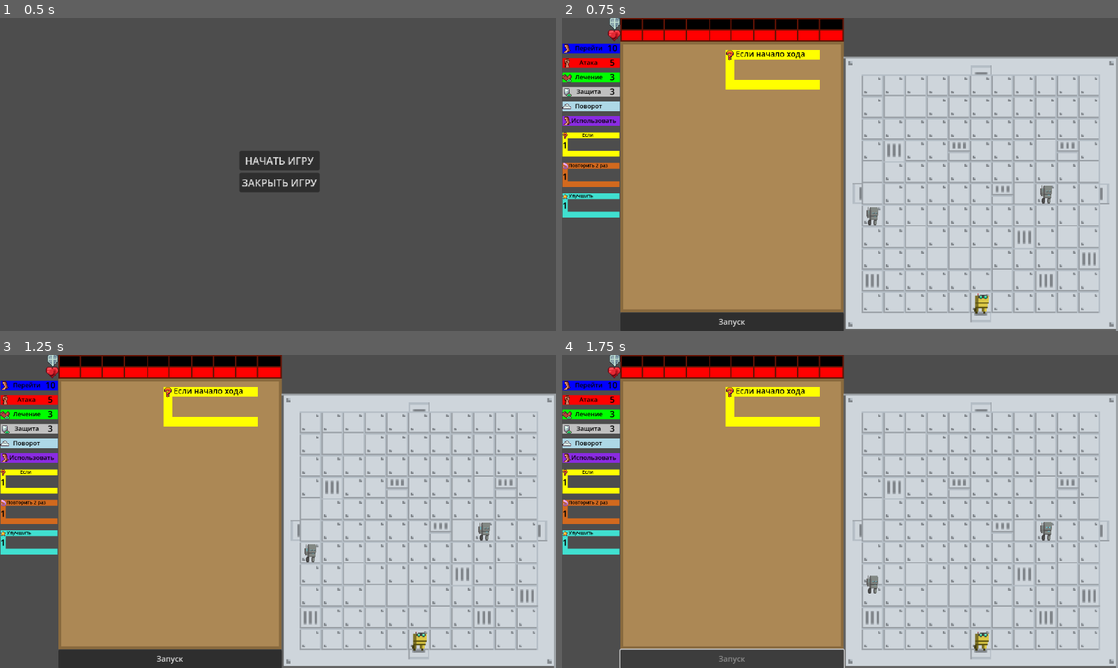
Above: before the commit, frames 1-4 (two rows, left to right).
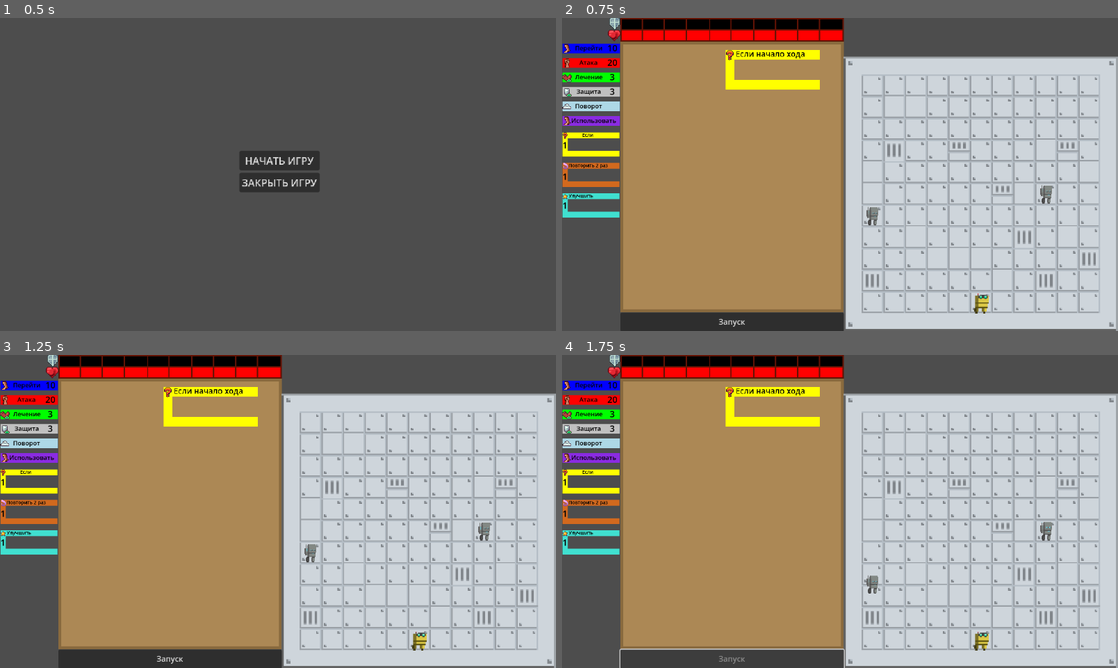
Above: after the commit, the same moments.

Repository: timurkinBits/scratch_roguelike
Game: Godot game, scene res://scenes/main_menu.tscn
Two runs of this game, one before a commit and one after it. Both use one fixed random seed, a clock stepped at 60 frames per second and the inputs below.
Inputs:
- Up to frame 1 (0.5 s): no input
- Up to frame 2 (0.75 s): click "НАЧАТЬ ИГРУ" at 0.5 s
- Up to frame 3 (1.25 s): no input
- Up to frame 4 (1.75 s): click "Запуск" at 1.25 s

Frame 1 is identical in both runs. In frame 2, 0.2% of the frame differs, in the area x 8-99%, y 13-98%; in frame 3, 0.2%; in frame 4, 0.2%.

Commit message:
score reset after level

Diff:
--- a/scenes/room.tscn
+++ b/scenes/room.tscn
@@ -500,7 +500,15 @@
 texture = SubResource("AtlasTexture_7dqbv")
 metadata/_edit_use_anchors_ = true
 
-[node name="DoorDown" type="TextureRect" parent="."]
+[node name="Doors" type="Control" parent="."]
+layout_mode = 3
+anchors_preset = 0
+offset_right = 40.0
+offset_bottom = 40.0
+mouse_filter = 2
+
+[node name="DoorDown" type="TextureRect" parent="Doors"]
+layout_mode = 0
 offset_left = 383.0
 offset_top = 528.0
 offset_right = 403.0
@@ -510,7 +518,7 @@
 texture = SubResource("AtlasTexture_ybpoa")
 metadata/_edit_use_anchors_ = true
 
-[node name="TextureRect" type="TextureRect" parent="DoorDown" groups=["level_door"]]
+[node name="TextureRect" type="TextureRect" parent="Doors/DoorDown"]
 layout_mode = 0
 offset_left = 35.0
 offset_top = -0.00012666
@@ -521,15 +529,16 @@
 texture = ExtResource("3_85yof")
 metadata/_edit_use_anchors_ = true
 
-[node name="DownDoor" type="Area2D" parent="DoorDown" groups=["level_door"]]
+[node name="DownDoor" type="Area2D" parent="Doors/DoorDown"]
 position = Vector2(-286, -239.998)
 
-[node name="CollisionShape2D" type="CollisionShape2D" parent="DoorDown/DownDoor"]
+[node name="CollisionShape2D" type="CollisionShape2D" parent="Doors/DoorDown/DownDoor"]
 position = Vector2(301.5, 262.998)
 rotation = 1.5708
 shape = SubResource("RectangleShape2D_ffxv4")
 
-[node name="DoorRight" type="TextureRect" parent="."]
+[node name="DoorRight" type="TextureRect" parent="Doors"]
+layout_mode = 0
 offset_left = 624.0
 offset_top = 241.0
 offset_right = 644.0
@@ -538,7 +547,7 @@
 texture = SubResource("AtlasTexture_ybpoa")
 metadata/_edit_use_anchors_ = true
 
-[node name="TextureRect2" type="TextureRect" parent="DoorRight" groups=["level_door"]]
+[node name="TextureRect2" type="TextureRect" parent="Doors/DoorRight"]
 layout_mode = 0
 offset_left = 40.0
 offset_right = 840.0
@@ -548,13 +557,14 @@
 texture = ExtResource("3_85yof")
 metadata/_edit_use_anchors_ = true
 
-[node name="RightDoor" type="Area2D" parent="DoorRight" groups=["level_door"]]
-
-[node name="CollisionShape2D" type="CollisionShape2D" parent="DoorRight/RightDoor"]
+[node name="RightDoor" type="Area2D" parent="Doors/DoorRight"]
+
+[node name="CollisionShape2D" type="CollisionShape2D" parent="Doors/DoorRight/RightDoor"]
 position = Vector2(19.75, 22.5)
 shape = SubResource("RectangleShape2D_36trf")
 
-[node name="DoorLeft" type="TextureRect" parent="."]
+[node name="DoorLeft" type="TextureRect" parent="Doors"]
+layout_mode = 0
 offset_left = 96.0
 offset_top = 286.0
 offset_right = 116.0
@@ -564,7 +574,7 @@
 texture = SubResource("AtlasTexture_ybpoa")
 metadata/_edit_use_anchors_ = true
 
-[node name="TextureRect3" type="TextureRect" parent="DoorLeft" groups=["level_door"]]
+[node name="TextureRect3" type="TextureRect" parent="Doors/DoorLeft"]
 layout_mode = 0
 offset_left = 40.0
 offset_top = 1.0001
@@ -575,15 +585,16 @@
 texture = ExtResource("3_85yof")
 metadata/_edit_use_anchors_ = true
 
-[node name="LeftDoor" type="Area2D" parent="DoorLeft" groups=["level_door"]]
+[node name="LeftDoor" type="Area2D" parent="Doors/DoorLeft"]
 position = Vector2(-528, 45.0001)
 rotation = 3.14159
 
-[node name="CollisionShape2D" type="CollisionShape2D" parent="DoorLeft/LeftDoor"]
+[node name="CollisionShape2D" type="CollisionShape2D" parent="Doors/DoorLeft/LeftDoor"]
 position = Vector2(-546.375, 21.9987)
 shape = SubResource("RectangleShape2D_85yof")
 
-[node name="DoorUp" type="TextureRect" parent="."]
+[node name="DoorUp" type="TextureRect" parent="Doors"]
+layout_mode = 0
 offset_left = 338.0
 offset_right = 358.0
 offset_bottom = 46.0
@@ -592,7 +603,7 @@
 texture = SubResource("AtlasTexture_ybpoa")
 metadata/_edit_use_anchors_ = true
 
-[node name="TextureRect4" type="TextureRect" parent="DoorUp" groups=["level_door"]]
+[node name="TextureRect4" type="TextureRect" parent="Doors/DoorUp"]
 layout_mode = 0
 offset_left = 40.0
 offset_right = 840.0
@@ -602,15 +613,15 @@
 texture = ExtResource("3_85yof")
 metadata/_edit_use_anchors_ = true
 
-[node name="UpDoor" type="Area2D" parent="DoorUp" groups=["level_door"]]
+[node name="UpDoor" type="Area2D" parent="Doors/DoorUp"]
 position = Vector2(-210.001, 285.999)
 rotation = 1.5708
 
-[node name="CollisionShape2D" type="CollisionShape2D" parent="DoorUp/UpDoor"]
+[node name="CollisionShape2D" type="CollisionShape2D" parent="Doors/DoorUp/UpDoor"]
 position = Vector2(-262.5, -229.999)
 shape = SubResource("RectangleShape2D_14vil")
 
-[connection signal="input_event" from="DoorDown/DownDoor" to="." method="_on_down_door_input_event"]
-[connection signal="input_event" from="DoorRight/RightDoor" to="." method="_on_right_door_input_event"]
-[connection signal="input_event" from="DoorLeft/LeftDoor" to="." method="_on_left_door_input_event"]
-[connection signal="input_event" from="DoorUp/UpDoor" to="." method="_on_up_door_input_event"]
+[connection signal="input_event" from="Doors/DoorDown/DownDoor" to="." method="_on_down_door_input_event"]
+[connection signal="input_event" from="Doors/DoorRight/RightDoor" to="." method="_on_right_door_input_event"]
+[connection signal="input_event" from="Doors/DoorLeft/LeftDoor" to="." method="_on_left_door_input_event"]
+[connection signal="input_event" from="Doors/DoorUp/UpDoor" to="." method="_on_up_door_input_event"]
--- a/scripts/Command.gd
+++ b/scripts/Command.gd
@@ -76,11 +76,7 @@
 		if value == 0:  # Если значение не установлено, используем первый угол по умолчанию
 			value = config["values"][0]
 
-	# Для команды "использовать" не показываем числовые значения
-	if type == TypeCommand.USE:
-		num_label.visible = false
-	else:
-		num_label.visible = false  # По умолчанию скрываем для всех остальных типов тоже
+	num_label.visible = false
 
 	change_settings(false)
 
@@ -146,10 +142,12 @@
 
 	# Для остальных типов команд - стандартная логика
 	# Освобождаем очки текущего значения
+
 	if !is_menu_command and value > 0:
 		Global.release_points(type, value)
 
 	# Получаем максимальное количество доступных очков
+
 	var max_available = Global.get_remaining_points(type)
 
 	# Для не-меню команд добавляем обратно текущее значение, так как мы его только что освободили
@@ -211,6 +209,7 @@
 				is_settings = false
 				change_settings(is_settings)
 		elif event.button_index == MOUSE_BUTTON_RIGHT and !is_menu_command and event.pressed:
+			Global.release_points(type, value)
 			queue_free()
 
 func _on_up_pressed() -> void:
@@ -245,7 +244,7 @@
 
 	# Возвращаем очки в общий пул и обновляем UI
 	if !is_menu_command and value > 0 and type != TypeCommand.TURN and type != TypeCommand.USE:
-		Global.release_points(type, value)
+
 		if ui_node and is_instance_valid(ui_node):
 			ui_node.change_scores(type)
 
--- a/scripts/command_executor.gd
+++ b/scripts/command_executor.gd
@@ -17,6 +17,7 @@
 	if player:
 		player.tree_exited.connect(_on_player_dead)
 	Global.reset_remaining_points()
+	Global.reset_remaining_blocks()
 
 func _on_button_pressed() -> void:
 	if !is_instance_valid(player):
@@ -80,8 +81,7 @@
 
 	# Show doors if no enemies
 	if get_tree().get_nodes_in_group('enemies').is_empty():
-		for door in get_tree().get_nodes_in_group('level_door'):
-			door.visible = true
+		room.doors.visible = true
 
 func check_and_execute_conditions(trigger_time: String) -> bool:
 	# Get condition blocks
@@ -237,7 +237,7 @@
 			var direction = "right" if command.value == 90 else "left" if command.value == -90 else "around"
 			await player.turn(direction)
 		Command.TypeCommand.ATTACK: await player.attack(command.value)
-		Command.TypeCommand.USE: await player.use()  # Добавлена обработка команды USE
+		Command.TypeCommand.USE: await player.use()
 		Command.TypeCommand.HEAL: await player.add_hp(command.value)
 		Command.TypeCommand.DEFENSE: await player.add_defense(command.value)
 
--- a/scripts/door.gd
+++ b/scripts/door.gd
@@ -10,9 +10,6 @@
 func _ready() -> void:
 	add_to_group('doors')
 	add_to_group('objects')
-
-	if !is_opened:
-		add_to_group('barrier')
 
 	toggle_door(is_opened)
 
--- a/scripts/edit_mode.gd
+++ b/scripts/edit_mode.gd
@@ -134,18 +134,36 @@
 		return
 
 	var selected_layout = saved_layouts[index]
-
-	if selected_layout is Array:
-		for object_data in selected_layout:
-			if object_data is Dictionary and object_data.has("x") and object_data.has("y"):
-				var position = Vector2(object_data.x, object_data.y)
-				var type = object_data.get("type", PlacementType.WALL)
-				var degree = object_data.get("degree", 0)  # По умолчанию 0, если поле отсутствует
-
-				if type == PlacementType.WALL:
-					room.spawn_wall_at_position(position)
+	if not selected_layout is Array:
+		return
+
+	# Словарь для отслеживания занятых позиций и их типов
+	var position_map: Dictionary = {}
+
+	# Сначала собираем все объекты, чтобы выявить конфликты
+	for object_data in selected_layout:
+		if object_data is Dictionary and object_data.has("x") and object_data.has("y"):
+			var position_obj = Vector2(object_data.x, object_data.y)
+			var type = object_data.get("type", PlacementType.WALL)
+			var degree_obj = object_data.get("degree", 0)
+
+			# Если позиция уже занята, даём приоритет дверям
+			if position_map.has(position_obj):
+				if position_map[position_obj].type == PlacementType.DOOR:
+					continue  # Дверь уже есть, пропускаем стену
 				elif type == PlacementType.DOOR:
-					room.spawn_door_at_position(position, degree)
+					position_map[position_obj] = {"type": type, "degree": degree_obj}  # Заменяем стену дверью
+			else:
+				position_map[position_obj] = {"type": type, "degree": degree_obj}
+
+	# Теперь размещаем объекты из отфильтрованного набора
+	for pos in position_map.keys():
+		var data = position_map[pos]
+		if data.type == PlacementType.WALL:
+			room.spawn_wall_at_position(pos)
+		elif data.type == PlacementType.DOOR:
+			room.spawn_door_at_position(pos, data.degree)
+
 
 func place_object_at_mouse(mouse_position: Vector2) -> void:
 	var local_pos = tile_map.to_local(mouse_position)
@@ -196,9 +214,9 @@
 	saved_layouts.clear()
 
 	if not FileAccess.file_exists(SAVE_FILE_PATH):
-		var file := FileAccess.open(SAVE_FILE_PATH, FileAccess.WRITE)
-		if file:
-			file.store_string(JSON.stringify([]))
+		var file_write := FileAccess.open(SAVE_FILE_PATH, FileAccess.WRITE)
+		if file_write:
+			file_write.store_string(JSON.stringify([]))
 		return
 
 	var file := FileAccess.open(SAVE_FILE_PATH, FileAccess.READ)
@@ -265,12 +283,12 @@
 	else:
 		apply_random_layout()
 
-func _on_door_button_input_event(viewport: Node, event: InputEvent, shape_idx: int) -> void:
+func _on_door_button_input_event(_viewport: Node, event: InputEvent, _shape_idx: int) -> void:
 	if event is InputEventMouseButton:
 		if event.button_index == MOUSE_BUTTON_LEFT and event.pressed:
 			set_placement_type(PlacementType.DOOR)
 
-func _on_wall_button_input_event(viewport: Node, event: InputEvent, shape_idx: int) -> void:
+func _on_wall_button_input_event(_viewport: Node, event: InputEvent, _shape_idx: int) -> void:
 	if event is InputEventMouseButton:
 		if event.button_index == MOUSE_BUTTON_LEFT and event.pressed:
 			set_placement_type(PlacementType.WALL)
--- a/scripts/enemy_stats.gd
+++ b/scripts/enemy_stats.gd
@@ -9,6 +9,7 @@
 var total_width: float = 0.0    # Общая ширина полосы здоровья
 
 func _ready() -> void:
+	z_index = 3
 	heal_points.visible = false
 
 func reset_hp(count: int):
--- a/scripts/global.gd
+++ b/scripts/global.gd
@@ -4,7 +4,7 @@
 
 var points: Dictionary = {
 	Command.TypeCommand.MOVE: 10,
-	Command.TypeCommand.ATTACK: 5,
+	Command.TypeCommand.ATTACK: 20,
 	Command.TypeCommand.HEAL: 3,
 	Command.TypeCommand.DEFENSE: 3
 }
@@ -28,11 +28,11 @@
 	remaining_heal_points = points[Command.TypeCommand.HEAL]
 	remaining_defense_points = points[Command.TypeCommand.DEFENSE]
 
-	# Reset block limits too
+	points_changed.emit()
+
+func reset_remaining_blocks():
 	for block_type in block_limits:
 		remaining_blocks[block_type] = block_limits[block_type]
-
-	points_changed.emit()
 
 # Получить оставшиеся очки для конкретного типа команды
 func get_remaining_points(command_type) -> int:
--- a/scripts/player.gd
+++ b/scripts/player.gd
@@ -122,8 +122,7 @@
 	var interact_tile = player_tile + DIRECTION_VECTORS[current_direction]
 
 	# Проверяем двери
-	var doors = get_tree().get_nodes_in_group("doors")
-	for door in doors:
+	for door in get_tree().get_nodes_in_group("doors"):
 		if is_instance_valid(door) and door.get_tile_position() == interact_tile:
 			# Переключаем состояние двери
 			door.toggle_door(!door.is_opened)
--- a/scripts/room.gd
+++ b/scripts/room.gd
@@ -27,9 +27,10 @@
 @onready var tile_map: TileMapLayer = $TileMapLayer
 @onready var player: Player = $Player
 @onready var edit_mode_manager = $EditModeManager
+@onready var doors: Control = $Doors
 
 func _ready() -> void:
-	toggle_doors(false)
+	doors.visible = false
 	init_edit_mode()
 	spawn_enemies()
 
@@ -44,10 +45,6 @@
 func clear_walls() -> void:
 	for wall in get_tree().get_nodes_in_group('objects'):
 		wall.queue_free()
-
-func toggle_doors(is_visible: bool) -> void:
-	for door in get_tree().get_nodes_in_group('level_door'):
-		door.visible = is_visible
 
 func clear_room() -> void:
 	clear_enemies()
@@ -64,8 +61,8 @@
 func transition_to_new_room(direction: String) -> void:
 	clear_room()
 	teleport_player_to_door(OPPOSITE_DIRECTIONS[direction])
-	toggle_doors(false)
-
+	doors.visible = false
+	Global.reset_remaining_points()
 	edit_mode_manager.check_and_apply_layout()
 	spawn_enemies()
 	room_changed.emit(direction)
@@ -152,3 +149,4 @@
 		add_child(door_instance)
 		door_instance.position = door_instance.get_world_position_from_tile(tile_position)
 		door_instance.set_rotation_degree(rotation_degree)  # Устанавливаем угол поворота
+		#door_instance.visible = false
Not shown, changed: layouts.save
Not shown, changed: scratch_roguelike.exe
